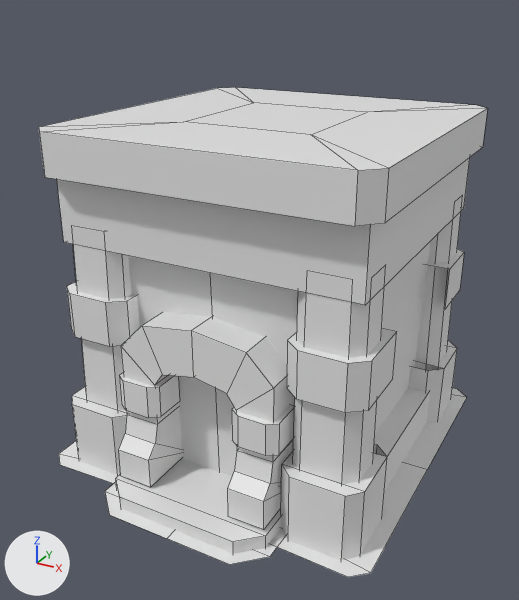
What one commit did to the FBX model Assets/Models/New_Models/Towers/Tower_lvl_4.fbx.
The view is the same before and after, from a camera (50 mm lens) standing at (2.2, -4.26, 3.16) and looking at (-0.07, -0.13, 1.09). Arrows for +X, +Y and +Z are at lower left; the lights stay in place. Mesh edges are drawn as thin lines. Where no turn or scale is listed for an object, it has been applied to the vertices. Vertices at the same position are counted once.

Names of what the first picture shows: 'Tower_lvl_4_model'.
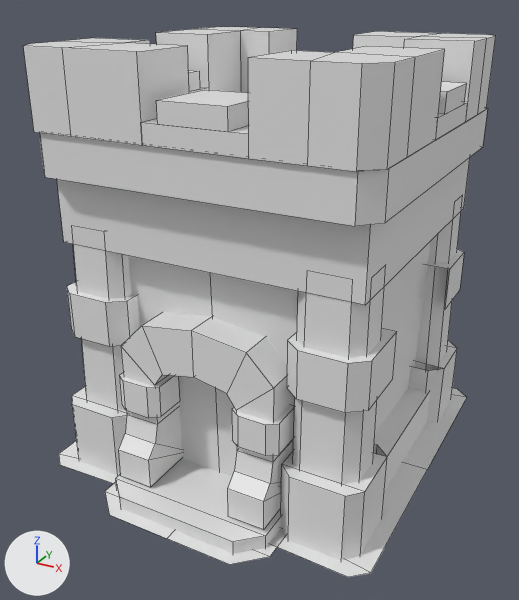
Commit message: Add Archers Towers

Changed parts and their boxes [x1, y1, x2, y2] in the pictures (519 x 600 px):
'Tower_lvl_4_model', reshaped (12% taller)
    before: [39, 87, 488, 577]
    after: [23, 27, 495, 577]
part 1 of me_cube_081, added
    after: [438, 82, 466, 114]
part 2 of me_cube_081, added
    after: [189, 70, 200, 92]
part 3 of me_cube_081, added
    after: [156, 90, 249, 132]
part 4 of me_cube_081, added
    after: [141, 46, 445, 172]
part 5 of me_cube_081, added
    after: [353, 31, 495, 140]
part 6 of me_cube_081, added
    after: [156, 27, 297, 93]
part 7 of me_cube_081, built on
    before: [39, 88, 253, 132]
    after: [23, 38, 209, 145]

Edits to the bpy script that builds the scene:
```text
Change me_cube_081:
    used by ob_tower_lvl_4_model
    remove me_cube_081.from_pydata(...)  # 498 vertices, 324 faces; spans x -1.21..1.21, y -1.46..1.55, z -0.12..2.36
    add me_cube_081.from_pydata(...)  # 629 vertices, 404 faces; spans x -1.21..1.21, y -1.46..1.55, z -0.12..2.84
    me_cube_081 part 1: the loose piece of 8 vertices spanning x 0.44..1.03, y -1.01..1.01, z -0.03..0.29 is copied, and the copy is scaled about its middle by (0.747, 0.214, 0.38), then moved by (0.15, 0.1, 2.41); it spans x 0.67..1.11, y -0.11..0.32, z 2.49..2.61
    me_cube_081 part 2: the loose piece of 8 vertices spanning x -1.03..-0.44, y -1.01..1.01, z -0.03..0.29 is copied, and the copy is scaled about its middle by (0.749, 0.214, 0.38), then moved by (-0.15, -0.12, 2.41); it spans x -1.11..-0.67, y -0.34..0.09, z 2.49..2.61
    me_cube_081 part 3: the loose piece of 8 vertices spanning x 0.44..1.03, y -1.01..1.01, z -0.03..0.29 is copied, and the copy is scaled about its middle by (0.734, 0.23, 0.38), then moved by (-0.64, -0.92, 2.41); it spans x -0.12..0.31, y -1.15..-0.69, z 2.49..2.61
    me_cube_081 part 4: a new loose piece of 25 vertices spanning x -0.23..1.11, y -1.15..-0.25, z 2.36..2.84, in mat_towers (white #e7e7e7)
    me_cube_081 part 5: a new loose piece of 25 vertices spanning x 0.23..1.11, y -0.25..1.12, z 2.36..2.84, in mat_towers (white #e7e7e7)
    me_cube_081 part 6: a new loose piece of 24 vertices spanning x -1.11..0.24, y 0.21..1.12, z 2.36..2.84, in mat_towers (white #e7e7e7)
    me_cube_081 part 7
    4 faces are deleted
    16 vertices are added at x -1.11..-0.23, y -1.15..0.21, z 2.36..2.49
    9 new vertices lie (0.0, 0.0, 0.48) away from vertices in x -1.11..-0.23, y -1.15..-0.45, z 2.36
    19 new faces join them
```
